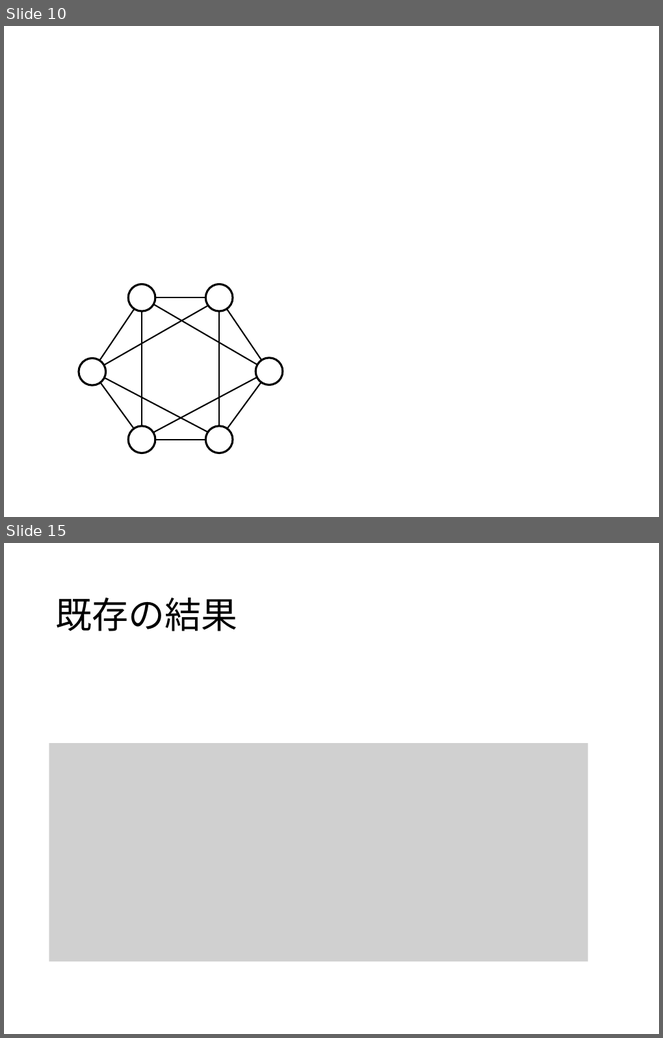
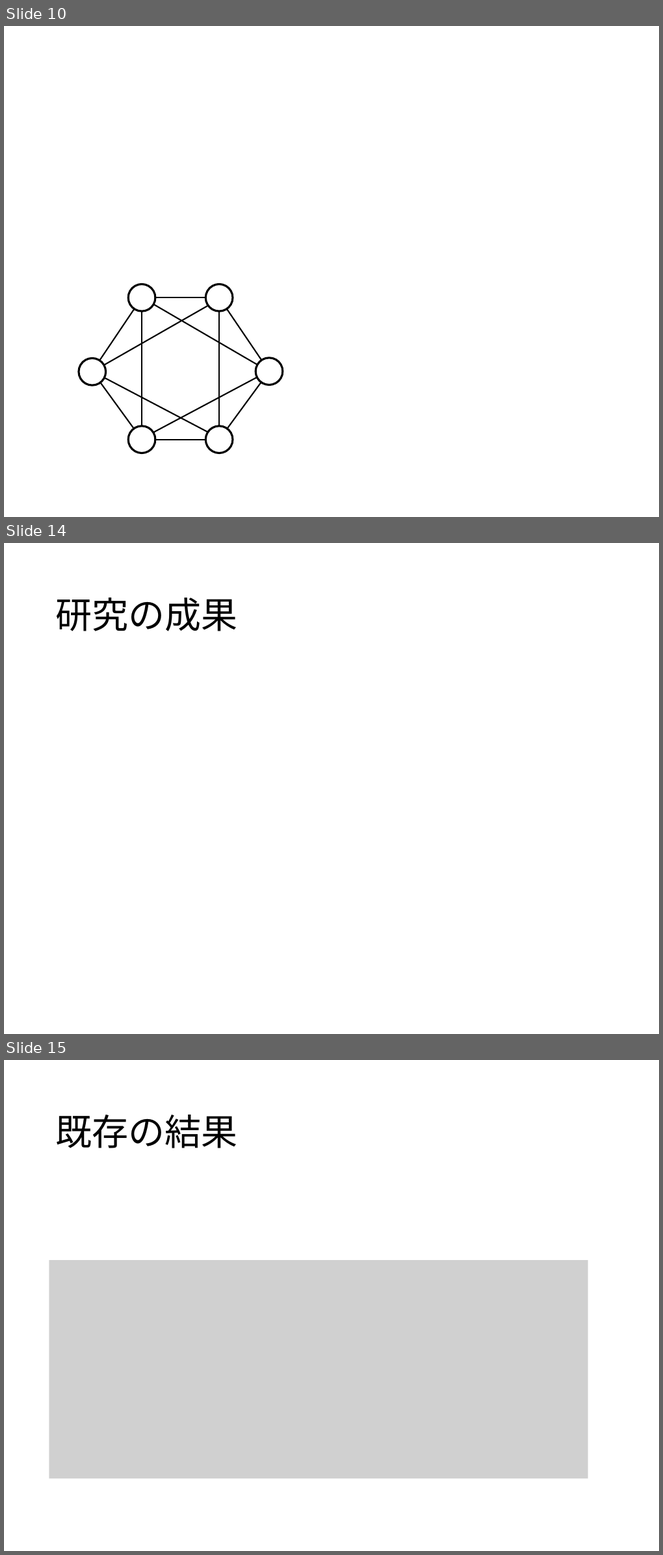
Before and after one commit to Izulabo-nitech/Maximum_kplex_Problem, a slide deck: presentation/卒論発表会.pptx. Shown one above the other, each under a label of ours: slides 10 and 15 before the commit, slides 10, 14 and 15 after it; the slides between them are not shown. The pictures are 663x1038 and 663x1555 pixels, drawn with LibreOffice and Linux fonts; fonts in the diff are those of the drawing; grey boxes stand for pictures. Boxes give left, top, right and bottom in pixels: in the first picture for what was removed or moved away, otherwise in the second. Text is boxed around its words. In the diff, an @@ line names an element or a change of style, - is before the commit and + after.

```diff
--- a/presentation/卒論発表会.pptx
+++ b/presentation/卒論発表会.pptx
@@ slide 14 added at <box>4,543,659,1034</box>, background #FFFFFF @@
@@ title added at <box>55,598,237,631</box>, 40 pt, text #000000 @@
+研究の成果
```
Also in this commit, not shown: 5 slides changed, 1 other slide added, 1 slide removed.
